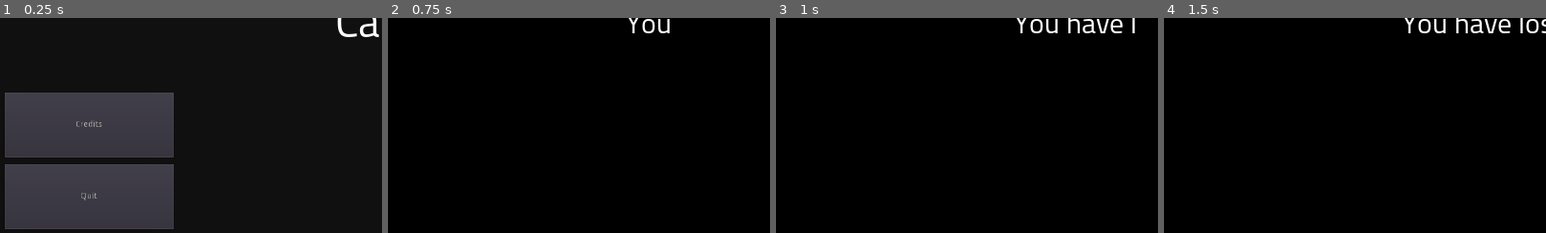
Above: before the commit, frames 1-4 (left to right).
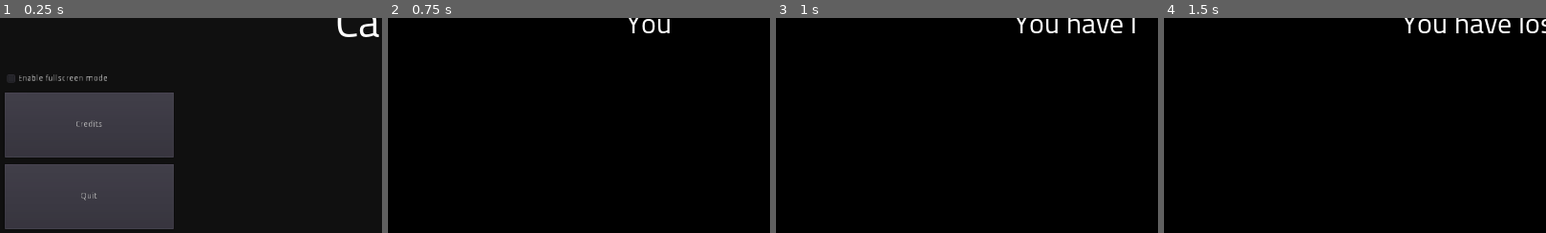
Above: after the commit, the same moments.

Repository: toolness/cat-in-the-coop
Game: Godot game, scene res://Menu.tscn
Same seed, same stepped clock (60 frames per second), same inputs: the game is played once before the commit and once after it.
Inputs (mouse positions are % of the whole screen's width and height, from its top left):
- Up to frame 1 (0.25 s): no input
- Up to frame 2 (0.75 s): click "Start game" at 0.5 s
- Up to frame 3 (1 s): no input
- Up to frame 4 (1.5 s): move the mouse to (55, 50) at 1.27 s; hold W (movement_forward) from 1.28 s (still down); click (55, 50) at 1.35 s
The pictures show only the part of the screen within x 1-51%, y 48-98%; the shares and areas given below are measured in that part.

The runs differ from the first frame. In frame 1, 0.4% of the frame differs, in the area x 2-28%, y 26-30%; in frame 2, nothing differs; in frame 3, nothing differs; in frame 4, nothing differs.

Commit message:
Add fullscreen checkbox.

Diff:
--- a/Menu.gd
+++ b/Menu.gd
@@ -57,3 +57,7 @@
 	if event.is_action_pressed("ui_cancel"):
 		if level:
 			_on_StartGameButton_pressed()
+
+
+func _on_FullscreenCheckbox_toggled(is_toggled):
+	OS.window_fullscreen = is_toggled
--- a/Menu.tscn
+++ b/Menu.tscn
@@ -125,6 +125,17 @@
 margin_right = 318.0
 margin_bottom = 95.0
 text = "a game by T-Sub Squiggle"
+
+[node name="FullscreenCheckbox" type="CheckBox" parent="."]
+margin_left = 21.0
+margin_top = 435.0
+margin_right = 307.0
+margin_bottom = 459.0
+text = "Enable fullscreen mode"
+__meta__ = {
+"_edit_use_anchors_": false
+}
 [connection signal="pressed" from="StartGameButton" to="." method="_on_StartGameButton_pressed"]
 [connection signal="pressed" from="CreditsButton" to="." method="_on_CreditsButton_pressed"]
 [connection signal="pressed" from="QuitGameButton" to="." method="_on_QuitGameButton_pressed"]
+[connection signal="toggled" from="FullscreenCheckbox" to="." method="_on_FullscreenCheckbox_toggled"]
